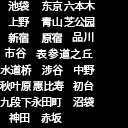
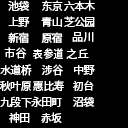
Revision of a layered 128 × 128 image; what changed, layer by layer:
renamed "表参道之丘" to "表参道 之丘", painted on it over [33,48,93,59]
